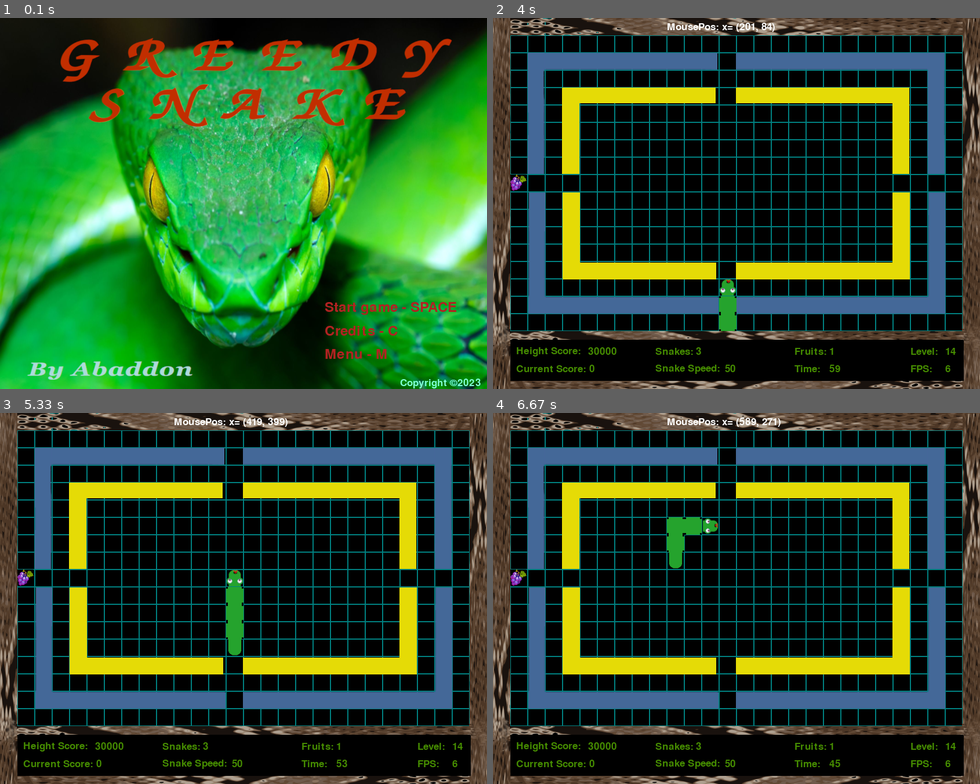
Above: before the commit, frames 1-4 (two rows, left to right).
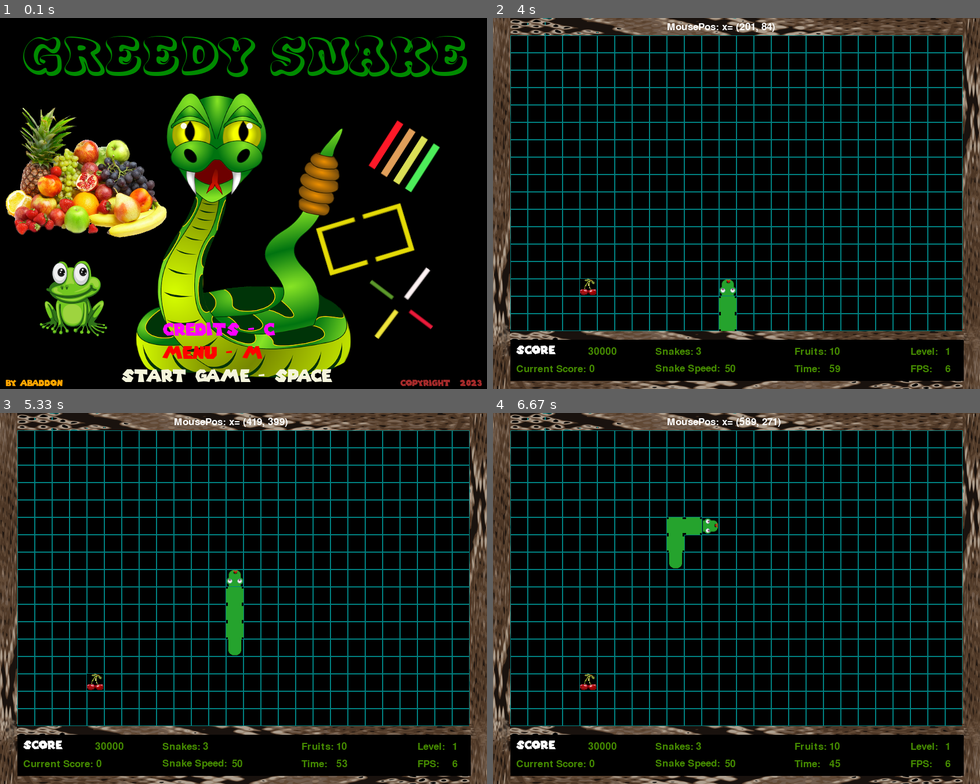
Above: after the commit, the same moments.

Repository: byAbaddon/PyGame-Greedy-Snake
Game: pygame game, started from main.py
Same seed, same stepped clock (60 frames per second), same inputs: the game is played once before the commit and once after it.
Inputs (mouse positions are in pixels of both pictures, inside the frame that each line leads up to):
- Up to frame 1 (0.1 s): no input
- Up to frame 2 (4 s): tap Space at 0.33 s; click (726, 203) at 3.45 s; hold P from 3.8 s (still down); hold Down from 3.8 s (still down); move the mouse to (609, 66) at 3.83 s
- Up to frame 3 (5.33 s): release P at 4.27 s; release Down at 4.27 s; tap Enter at 4.3 s; hold Down from 4.87 s (still down); move the mouse to (243, 643) at 4.9 s
- Up to frame 4 (6.67 s): release Down at 5.33 s; hold Left 5.37-5.82 s; move the mouse to (921, 739) at 5.4 s; hold Up 5.85-6.3 s; move the mouse to (668, 520) at 5.88 s; hold Right from 6.33 s (still down); move the mouse to (833, 568) at 6.37 s

The runs differ from the first frame. In frame 1, 89% of the frame differs, in the area x 0-100%, y 0-100%; in frame 2, 20%; in frame 3, 20%; in frame 4, 20%.

Commit message:
fix loop levels

Diff:
--- a/main.py
+++ b/main.py
@@ -55,6 +55,8 @@
             snake.reset_all_data()
             [all_spite_groups_dict[group].empty() for group in all_spite_groups_dict]
             all_spite_groups_dict['snake'].add(snake)
+            if snake.level > 15:
+                snake.level = 1
             all_spite_groups_dict['figure'].add(Figure(f'./src/assets/images/figures/level_{snake.level}.png'))
 
         if snake.is_back_to_game_state:
@@ -102,11 +104,13 @@
         fruit_group.update()
 
     def intro(self):
-        background_image('./src/assets/images/backgrounds/bg_snake.png')
-        text_creator('Start game - SPACE', 'firebrick', S_W - 280, S_H - 140, 35)
-        text_creator('Credits - C', 'firebrick', S_W - 280, S_H - 100, 35)
-        text_creator('Menu - M', 'firebrick', S_W - 280, S_H - 60, 35)
-        text_creator('Copyright ©2023', 'aquamarine', S_W - 150, S_H - 10,)
+        background_image('./src/assets/images/backgrounds/bg.png')
+        text_creator('GREEDY SNAKE', 'green4', 40, 60, 80, None, './src/fonts/candy.ttf')
+        text_creator('Start game - SPACE', 'beige', S_W // 4, S_H - 20, 30,None, './src/fonts/mario.ttf' )
+        text_creator('Credits - C', 'fuchsia', S_W // 3, S_H - 100, 30, None, './src/fonts/mario.ttf')
+        text_creator('Menu - M', 'red', S_W // 3, S_H - 60, 30, None, './src/fonts/mario.ttf')
+        text_creator('By Abaddon', 'orange', 10, S_H - 10, 15, None, './src/fonts/mario.ttf')
+        text_creator('Copyright ©2023', 'brown', S_W - 150, S_H - 10, 15, None, './src/fonts/mario.ttf')
 
         if key_pressed(pygame.K_SPACE):
             Sound.btn_click(self)
--- a/src/classes/figure.py
+++ b/src/classes/figure.py
@@ -18,7 +18,6 @@
         13: (S_W // 2, S_H // 2 - 35),
         14: (S_W // 2 - BLOCK_SIZE, S_H // 2 - 48),
         15: (S_W // 2 - BLOCK_SIZE - 1, BLOCK_SIZE * 6 - 16),
-
     }
 
     def __init__(self, image):
--- a/src/classes/fruit.py
+++ b/src/classes/fruit.py
@@ -1,5 +1,3 @@
-import pygame.draw
-
 from src.settings import *
 
 
--- a/src/classes/snake.py
+++ b/src/classes/snake.py
@@ -1,3 +1,5 @@
+import time
+
 import pygame
 
 from src.settings import *
@@ -13,14 +15,15 @@
     COOLDOWN = 10
     points = 0
     lives = 3
-    level = 14
+    level = 1
     # - for reset in current game
     eat_timer = 60
     speed = 6  # FPS
     current_snake_speed = 50
-    fruits_counter = 1
+    fruits_counter = 10
     is_eat_fruit = False
     is_penalty = False
+    penalty_counter = 0
     is_level_complete = False
     is_exit = False
     is_pause = False
@@ -123,6 +126,7 @@
             Sound.time_over(self)
             Sound.add_penalty_fruits(self)
             self.fruits_counter += 3
+            self.penalty_counter += 3
             self.is_penalty = True
 
     def check_snake_and_fruit_collide(self):
@@ -201,6 +205,7 @@
             Sound.bonus_music(self)
             self.points += self.level * 1000
             self.is_exit = True
+            self.penalty_counter = 0  # reset counter
             self.is_level_complete = True
         self.draw_bonus_label()
         effect.update()
@@ -223,7 +228,10 @@
         self.eat_timer = 60
         self.speed = 6  # FPS
         self.current_snake_speed = 50
-        self.fruits_counter = 10
+        if not self.is_penalty:
+            self.fruits_counter = 10
+        else:
+            self.fruits_counter = 10 + self.penalty_counter
         self.is_eat_fruit = False
         self.is_penalty = False
         self.is_level_complete = False
@@ -248,6 +256,7 @@
         self.speed = 6  # FPS
         self.current_snake_speed = 50
         self.fruits_counter = 10
+        self.penalty_counter = 0
         self.is_eat_fruit = False
         self.is_penalty = False
         self.is_level_complete = False
--- a/src/classes/table.py
+++ b/src/classes/table.py
@@ -17,7 +17,8 @@
 
     def draw_labels_and_table_data(self):
         # label height_score
-        text_creator('Height Score:', 'chartreuse4', 40, S_H - 65)
+        # text_creator('Height Score:', 'chartreuse4', 40, S_H - 65)
+        text_creator('Score', 'white', 40, S_H - 65, 20, None, './src/fonts/mario.ttf')
         if self.snake_data.points >= self.height_score:
             self.height_score = self.snake_data.points
         text_creator(f'{self.height_score}', 'chartreuse4', 164, S_H - 65)
Binary file added: src/assets/images/backgrounds/bg.png
Binary file added: src/fonts/candy.ttf
Binary file added: src/fonts/mario.ttf
